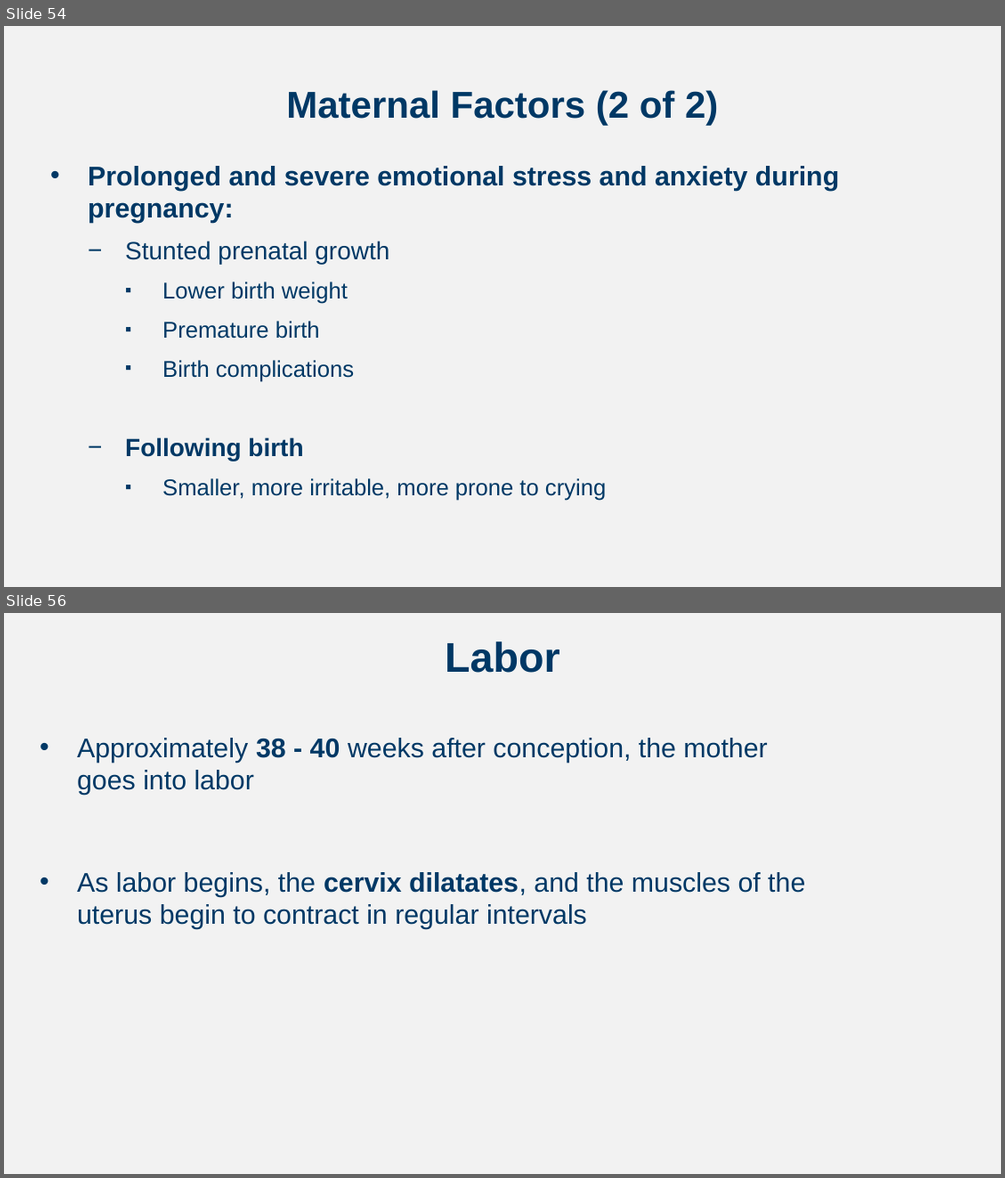
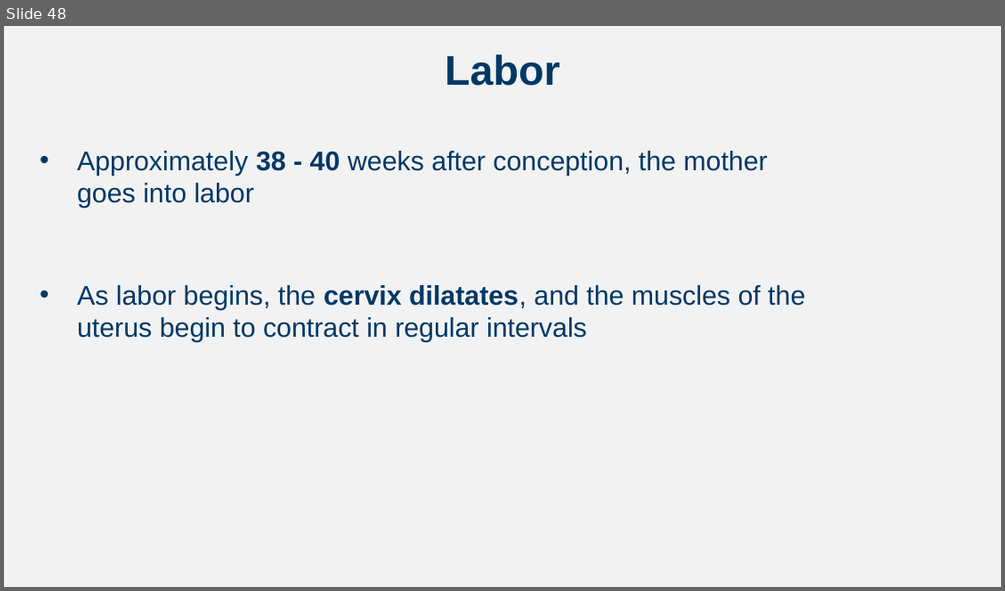
Before and after one commit to npm27/Teaching-Materials, a slide deck: Developmental Fall 24/Slides/Chapter 2.pptx. Shown one above the other, each under a label of ours: slides 54 and 56 before the commit, slide 48 after it; the slides between them are not shown. The pictures are 1005x1178 and 1005x591 pixels, drawn with LibreOffice and Linux fonts; fonts in the diff are those of the drawing. Boxes give left, top, right and bottom in pixels: in the first picture for what was removed or moved away, otherwise in the second. Text is boxed around its words. In the diff, an @@ line names an element or a change of style, - is before the commit and + after.

```diff
--- a/Developmental Fall 24/Slides/Chapter 2.pptx
+++ b/Developmental Fall 24/Slides/Chapter 2.pptx
@@ slide 54 removed at (4, 26, 1001, 587), background #F2F2F2 @@
@@ title removed at (286, 90, 718, 125) @@
-Maternal Factors (2 of 2)
@@ text removed at (88, 166, 839, 500) @@
-• Prolonged and severe emotional stress and anxiety during pregnancy:
-  − Stunted prenatal growth
-    ▪ Lower birth weight
-    ▪ Premature birth
-    ▪ Birth complications
-  − Following birth
-    ▪ Smaller, more irritable, more prone to crying
@@ what was slide 56 is now slide 48 @@
```
Also in this commit, not shown: 1 slide changed, 8 other slides removed, 7 other files.
